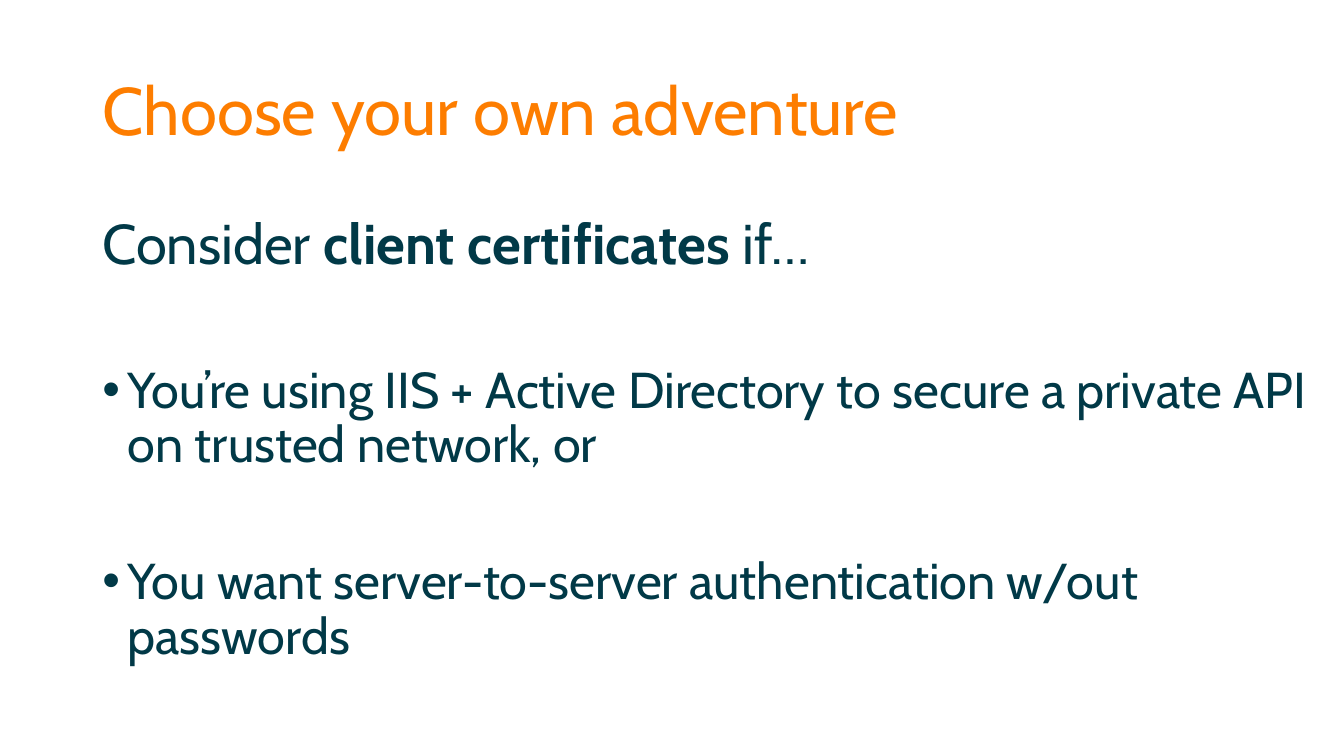
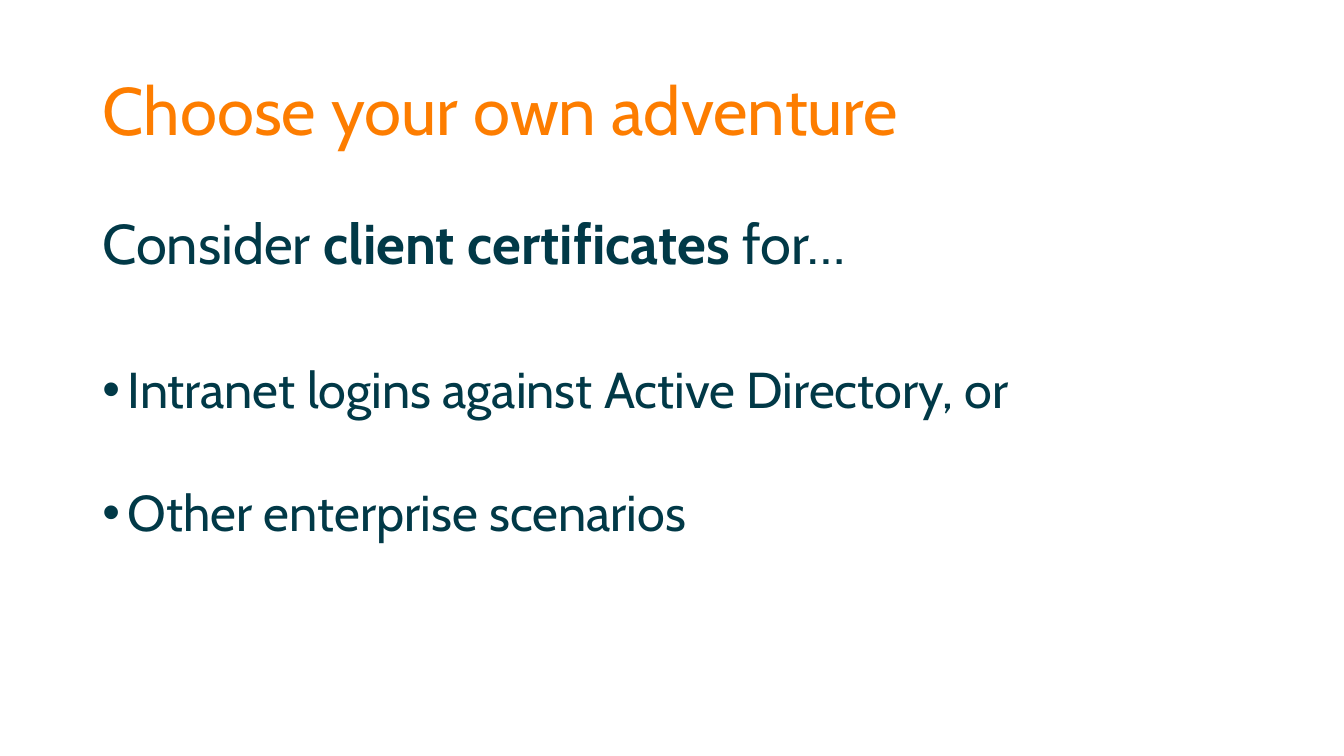
Before and after one commit to spetryjohnson/Securing-Your-API-Endpoints, a slide deck: slide 73 of Securing Your API Endpoints.pptx (slide 70 before the commit). Drawn at 1344x756 pixels with LibreOffice and Linux fonts; fonts in the diff are those of the drawing. Boxes give left, top, right and bottom in pixels: in the first picture for what was removed or moved away, otherwise in the second. Text is boxed around its words. In the diff, an @@ line names an element or a change of style, - is before the commit and + after.

```diff
--- a/Securing Your API Endpoints.pptx
+++ b/Securing Your API Endpoints.pptx
@@ text at [102, 222, 1009, 541]: text changed @@
-Consider client certificates if…
-• You’re using IIS + Active Directory to secure a private API on trusted network, or
-• You want server-to-server authentication w/out passwords
+Consider client certificates for…
+• Intranet logins against Active Directory, or
+• Other enterprise scenarios
```
Also in this commit, not shown: 19 other slides changed, 3 slides added, 3 other files.
